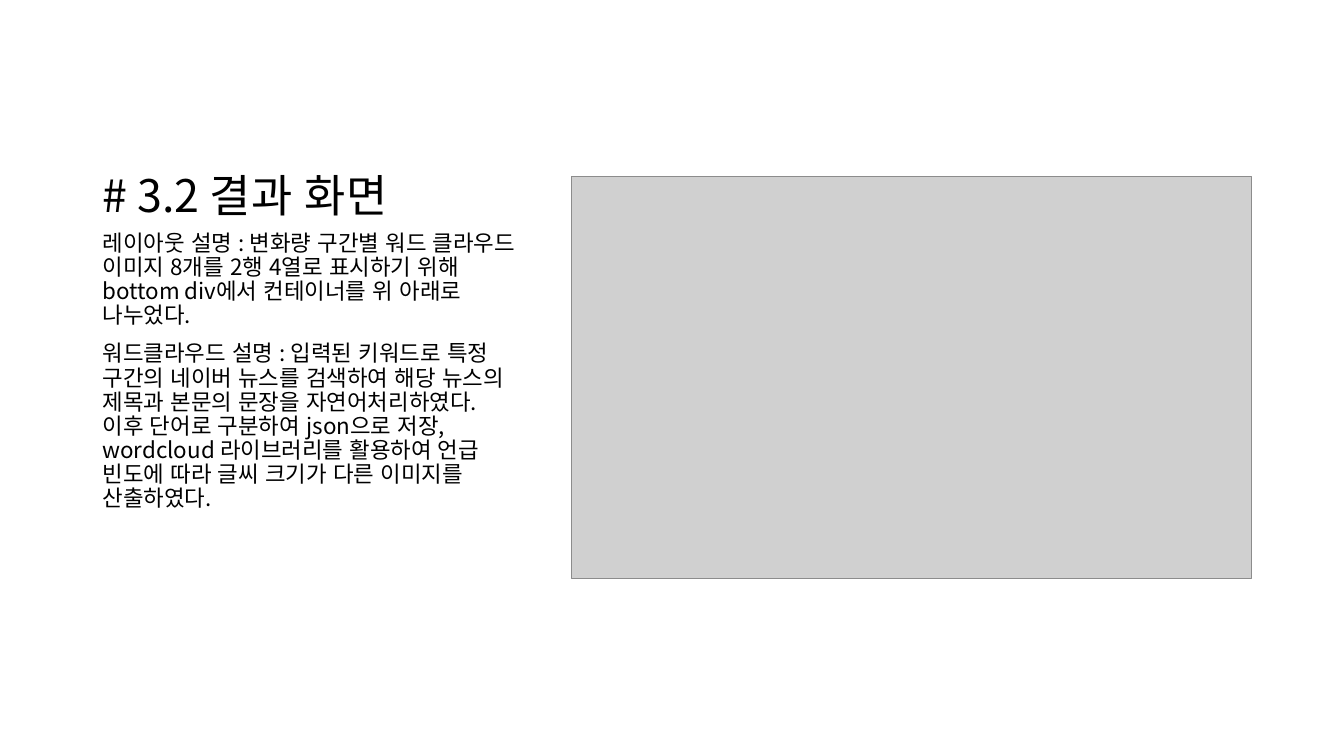
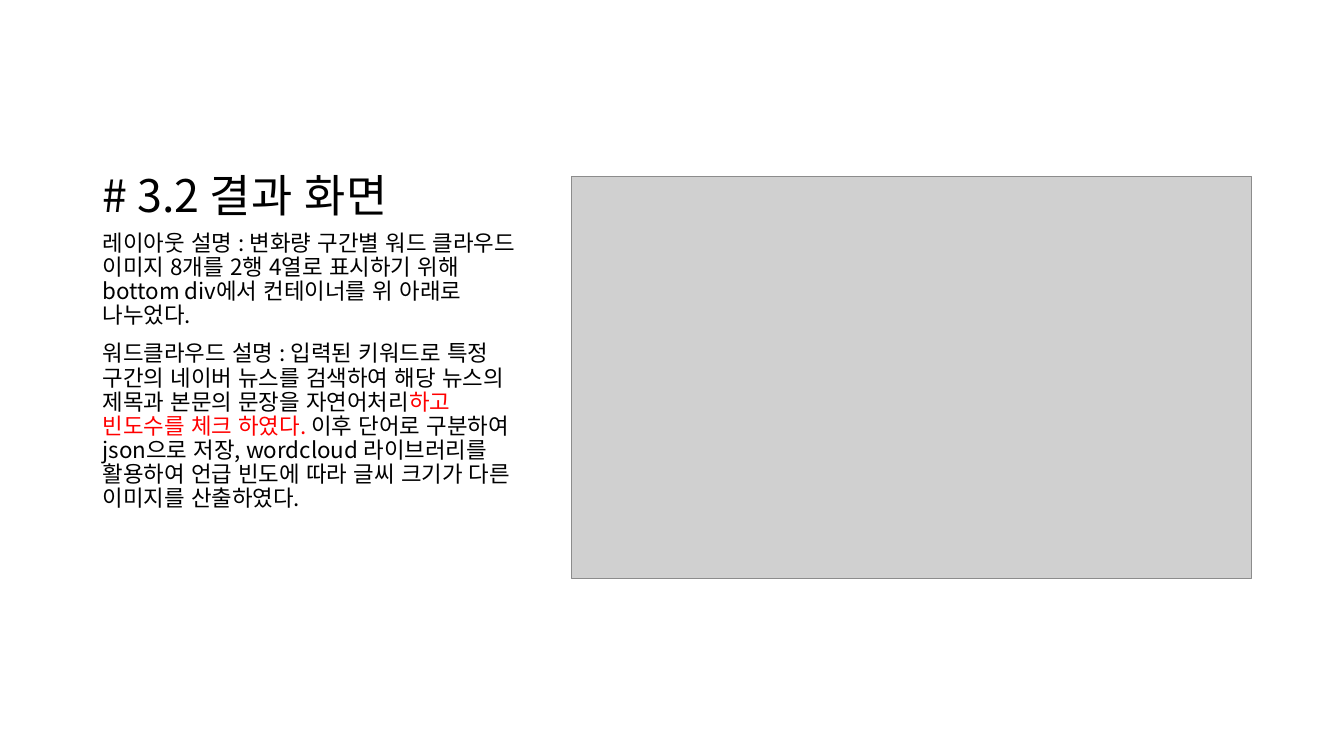
Before and after one commit to nr97819/NaverAPI, a slide deck: slide 7 of 02-문서양식/Module02_발표자료_김민지.pptx. Drawn at 1344x756 pixels with LibreOffice and Linux fonts; fonts in the diff are those of the drawing; grey boxes stand for pictures. Boxes give left, top, right and bottom in pixels: in the first picture for what was removed or moved away, otherwise in the second. Text is boxed around its words. In the diff, an @@ line names an element or a change of style, - is before the commit and + after.

Commit message:
민지 자연어처리 아주 조금 수정

```diff
--- a/02-문서양식/Module02_발표자료_김민지.pptx
+++ b/02-문서양식/Module02_발표자료_김민지.pptx
@@ text at box(103, 342, 510, 508): text changed @@
-워드클라우드 설명 : 입력된 키워드로 특정 구간의 네이버 뉴스를 검색하여 해당 뉴스의 제목과 본문의 문장을 자연어처리하였다. 이후 단어로 구분하여 json으로 저장, wordcloud 라이브러리를 활용하여 언급 빈도에 따라 글씨 크기가 다른 이미지를 산출하였다.
+워드클라우드 설명 : 입력된 키워드로 특정 구간의 네이버 뉴스를 검색하여 해당 뉴스의 제목과 본문의 문장을 자연어처리하고 빈도수를 체크 하였다. 이후 단어로 구분하여 json으로 저장, wordcloud 라이브러리를 활용하여 언급 빈도에 따라 글씨 크기가 다른 이미지를 산출하였다.
```
